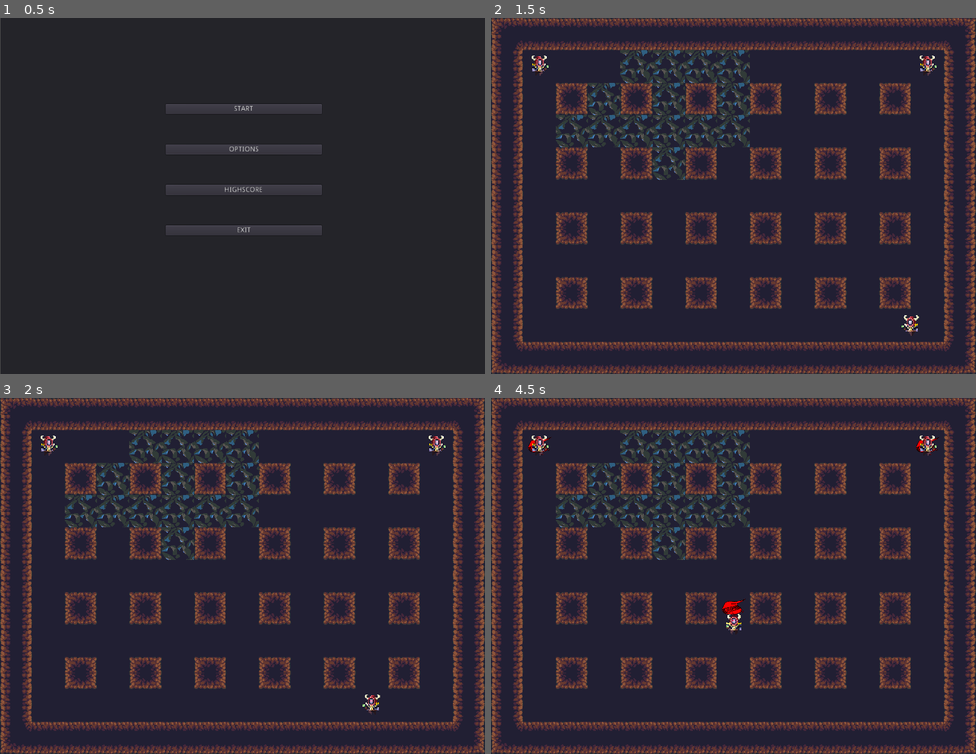
Above: before the commit, frames 1-4 (two rows, left to right).
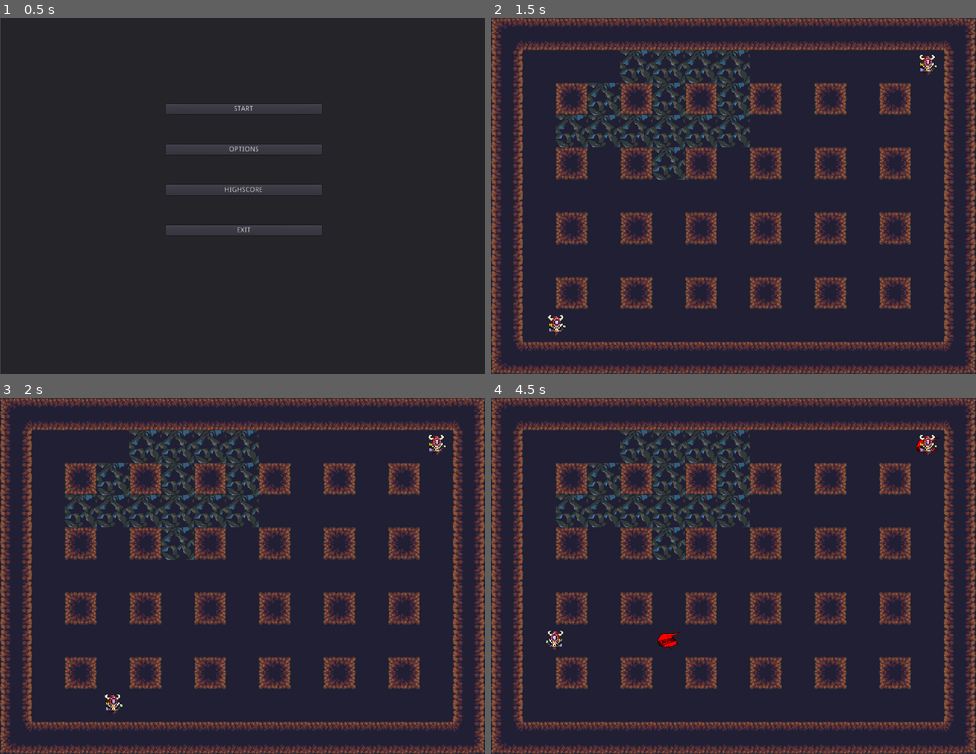
Above: after the commit, the same moments.

Repository: DominikWolek/bomber-game
Game: Godot game, scene res://GUI/MainMenuScene.tscn
Same seed, same stepped clock (60 frames per second), same inputs: the game is played once before the commit and once after it.
Inputs:
- Up to frame 1 (0.5 s): no input
- Up to frame 2 (1.5 s): click "START" at 0.5 s; click "NEXT" at 1.25 s
- Up to frame 3 (2 s): no input
- Up to frame 4 (4.5 s): tap Enter at 2, 2.1 s; hold Right (ui_right) 2.03-2.78 s; tap Space (ui_select) at 2.27, 3.02 s; hold Down (ui_down) 2.78-3.53 s; tap T at 2.85 s; hold Right (ui_right) 3.53-4.28 s; tap G at 3.6 s; hold Up (ui_up) from 4.28 s (still down); tap F at 4.35 s

Frame 1 is identical in both runs. In frame 2, 0.3% of the frame differs, in the area x 8-92%, y 10-90%; in frame 3, 0.3%; in frame 4, 0.6%, in the area x 7-92%, y 10-72%.

Commit message:
added board

Diff:
--- a/Bomberman/Board/Board.gd
+++ b/Bomberman/Board/Board.gd
@@ -100,7 +100,70 @@
 		add_child(collapse)
 		resizeCount += 1
 
+
+
+func shuffleList(list):
+	var shuffledList = []
+	randomize()
+	var indexList = range(list.size())
+	for i in range(list.size()):
+		var x = randi()%indexList.size()
+		shuffledList.append(list[indexList[x]])
+		indexList.remove(x)
+	return shuffledList
+
+
 func _ready():
+	var _gameInfo = get_node("/root/ConfigurationNode").gameInfo
+
+	var _pos1 = Vector2( 64+32, 64+32 )
+	var _pos2 = Vector2( 64*13+32, 64 )
+	var _pos3 = Vector2( 64+32 , 10*64 - 32 )
+	var _pos4 = Vector2( 64*13 +32 ,10*64-32 )
+
+
+
+	var _positions = [_pos1,_pos2,_pos3,_pos4]
+	_positions = shuffleList(_positions)
+
+	var _p1
+	var _p2
+	var _p3
+	var _p4
+
+
+	_p1 = load("res://Player/Player.tscn").instance()
+
+	if _gameInfo.P2.isPlaying :
+		if _gameInfo.P2.isBot :
+			_p2 = load("res://Bot/Bot.tscn").instance()
+		else:
+			_p2 = load("res://Player/Player.tscn").instance()
+
+	if _gameInfo.P3.isPlaying :
+		if _gameInfo.P3.isBot :
+			_p3 = load("res://Bot/Bot.tscn").instance()
+		else:
+			_p3 = load("res://Player/Player.tscn").instance()
+
+	if _gameInfo.P4.isPlaying :
+		if _gameInfo.P4.isBot :
+			_p4 = load("res://Bot/Bot.tscn").instance()
+		else:
+			_p4 = load("res://Player/Player.tscn").instance()
+
+	var _players=[_p1,_p2,_p3,_p4]
+
+	var j = 0
+	for i in _players :
+			if i:
+				add_child(i)
+				i.playerID= "P"+str(j+1)
+				i.position=_positions[j]
+			j+=1
+
+
+
 	resizeCount = 1
 	resizeTime = Timer.new()
 	resizeTime.start(6)
--- a/Bomberman/Board/Board.tscn
+++ b/Bomberman/Board/Board.tscn
@@ -1,10 +1,8 @@
-[gd_scene load_steps=6 format=2]
+[gd_scene load_steps=4 format=2]
 
 [ext_resource path="res://Assets/TileSets/dirt.tres" type="TileSet" id=1]
 [ext_resource path="res://Board/Board.gd" type="Script" id=2]
 [ext_resource path="res://Sounds/La calahorra.ogg" type="AudioStream" id=3]
-[ext_resource path="res://Player/Player.tscn" type="PackedScene" id=4]
-[ext_resource path="res://Bot/Bot.tscn" type="PackedScene" id=5]
 
 [node name="World" type="Node2D"]
 
@@ -17,12 +15,3 @@
 [node name="La calahorra" type="AudioStreamPlayer2D" parent="Board"]
 position = Vector2( 480, 352 )
 stream = ExtResource( 3 )
-
-[node name="Player" parent="Board" instance=ExtResource( 4 )]
-position = Vector2( 864, 96 )
-
-[node name="Player" parent="Board" instance=ExtResource( 4 )]
-position = Vector2( 96, 96 )
-
-[node name="Bot" parent="Board" instance=ExtResource( 5 )]
-position = Vector2( 864, 608 )
--- a/Bomberman/Bot/Bot.gd
+++ b/Bomberman/Bot/Bot.gd
@@ -5,6 +5,7 @@
 var canPlant = 5
 var isImmortal = false
 var bombDMG = 3
+var playerID = "P5"
 
 var dangerList = Array()
 var player = int()
--- a/Bomberman/GUI/FirstStartScene.tscn
+++ b/Bomberman/GUI/FirstStartScene.tscn
@@ -190,6 +190,7 @@
 margin_top = 28.0
 margin_right = 76.0
 margin_bottom = 68.0
+disabled = true
 
 [node name="Color" type="Label" parent="Panel/P1Settings"]
 margin_top = 72.0
